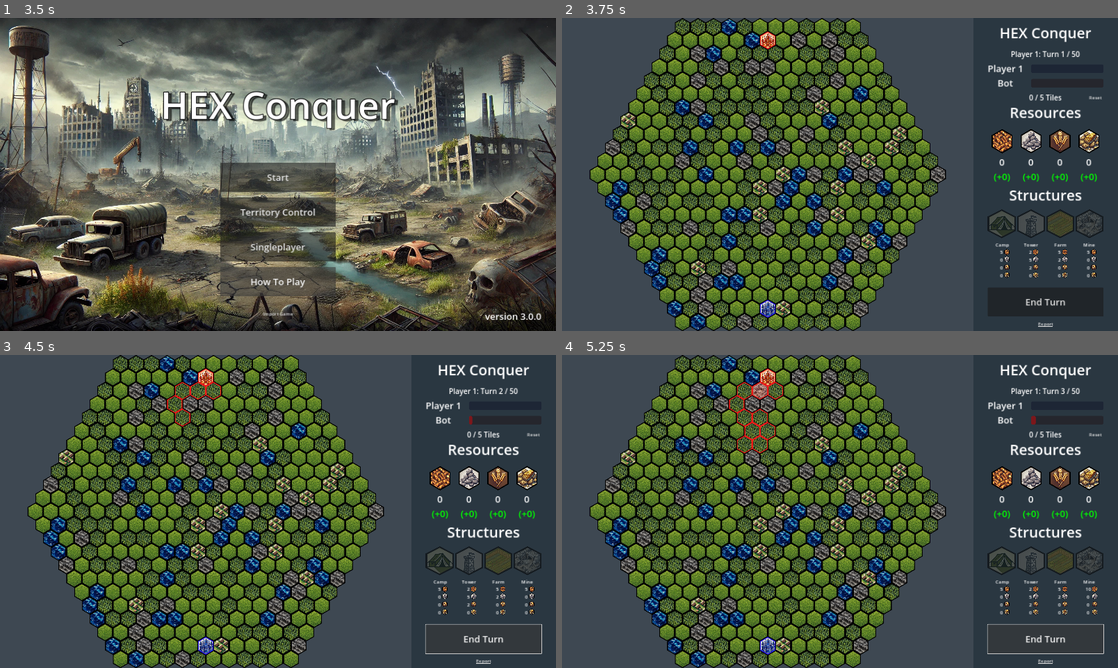
Above: before the commit, frames 1-4 (two rows, left to right).
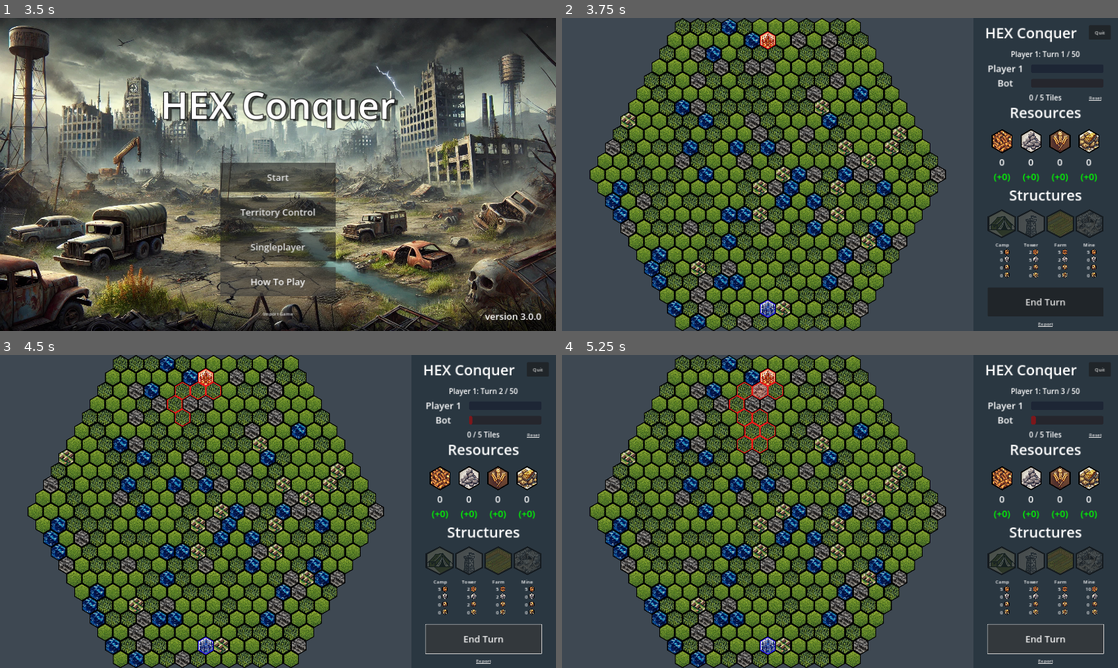
Above: after the commit, the same moments.

Repository: nguyendangy/hex-conquer
Game: Godot game, scene res://Scenes/Intro.tscn
The game is run twice, just before and just after one commit, with the same random seed, the same clock (stepped at 60 frames per second) and the same inputs.
Inputs (mouse positions are in pixels of both pictures, inside the frame that each line leads up to):
- Up to frame 1 (3.5 s): move the mouse to (400, 158) at 0.52 s; hold Right mouse button (camera_pan) 0.53-1.25 s; click (400, 158) at 0.67 s; drag from (166, 190) to (250, 237) at 1.27 s; move the mouse to (333, 105) at 2.02 s; tap Mouse wheel down (camera_zoom_out) at 2.1 s; click (333, 105) at 2.17 s; click "Skip" at 2.75 s
- Up to frame 2 (3.75 s): click "Start" at 3.5 s
- Up to frame 3 (4.5 s): click "End Turn" at 4.25 s
- Up to frame 4 (5.25 s): click "End Turn" at 5 s

Frame 1 is identical in both runs. In frame 2, 0.4% of the frame differs, in the area x 76-98%, y 3-27%; in frame 3, 0.4%; in frame 4, 0.4%.

Commit message:
Add quit button

Diff:
--- a/Scenes/HUD.tscn
+++ b/Scenes/HUD.tscn
@@ -147,12 +147,19 @@
 color = Color(0.164706, 0.215686, 0.254902, 1)
 
 [node name="TitleLabel" type="Label" parent="."]
-offset_right = 500.0
+offset_right = 400.0
 offset_bottom = 100.0
 theme_override_font_sizes/font_size = 50
 text = "HEX Conquer"
 horizontal_alignment = 1
 vertical_alignment = 1
+
+[node name="QuitButton" type="Button" parent="."]
+offset_left = 400.0
+offset_top = 25.0
+offset_right = 475.0
+offset_bottom = 75.0
+text = "Quit"
 
 [node name="TurnLabel" type="Label" parent="."]
 offset_top = 100.0
@@ -222,9 +229,9 @@
 
 [node name="ResetTurnButton" type="LinkButton" parent="."]
 offset_left = 400.0
-offset_top = 262.0
-offset_right = 450.0
-offset_bottom = 287.0
+offset_top = 262.5
+offset_right = 450.0
+offset_bottom = 287.5
 text = "Reset"
 
 [node name="Resources" type="Control" parent="."]
@@ -669,6 +676,7 @@
 toggle_mode = true
 text = "Export"
 
+[connection signal="pressed" from="QuitButton" to="." method="_on_QuitButton_pressed"]
 [connection signal="pressed" from="ResetTurnButton" to="." method="_on_ResetTurnButton_pressed"]
 [connection signal="pressed" from="Structures/Buttons/Button1" to="." method="_on_button_1_pressed"]
 [connection signal="pressed" from="Structures/Buttons/Button2" to="." method="_on_button_2_pressed"]
--- a/Scripts/Config.gd
+++ b/Scripts/Config.gd
@@ -81,7 +81,6 @@
 var placable_structures: Array = [camp, tower, farm, mine]
 
 # --- Players ---
-
 var player: Player.PlayerObject = Player.PlayerObject.new(1, Vector2i(12, 21))
 var opponent: Player.PlayerObject = Player.PlayerObject.new(2, Vector2i(12, 1))
 
--- a/Scripts/HUD.gd
+++ b/Scripts/HUD.gd
@@ -109,6 +109,10 @@
 	if Config.mine in structures:
 		structureButton4.disabled = false
 
+# Quit the current game
+func _on_QuitButton_pressed() -> void:
+	main.end_game()
+
 # Reset the current turn
 func _on_ResetTurnButton_pressed() -> void:
 	main.import_data(Config.currentState)
--- a/Scripts/Main.gd
+++ b/Scripts/Main.gd
@@ -38,7 +38,10 @@
 		else:
 			Config.winner = Config.player
 	elif Config.gameMode == 1:
-		Config.winner = currentPlayer
+		if Config.player.gold <= Config.opponent.gold:
+			Config.winner = Config.opponent
+		else:
+			Config.winner = Config.player
 
 	# reset players
 	Config.player.reset_player()
